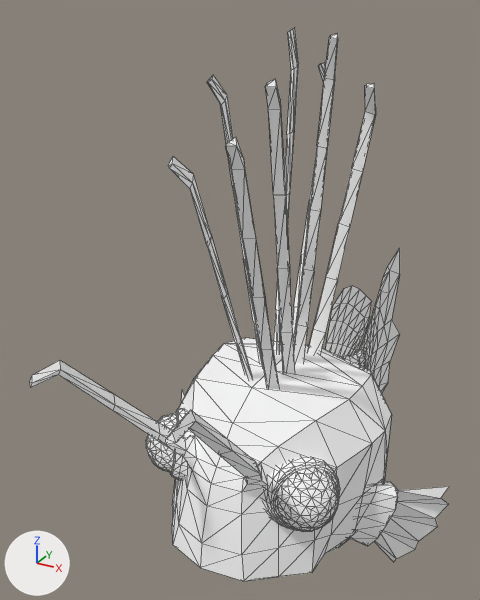
An edit to the glTF model public/objects/BlackLionFish/BlackLionFish.glb, drawn before and after from the same camera.
Rendered twice from a camera (50 mm lens) standing at (2.91, -6.26, 4.87) and looking at (-0.54, 0.01, 1.73). The axes (+X, +Y, +Z) are drawn at lower left. The lights are the same throughout. Mesh edges are drawn as thin lines.

Objects in the first picture: 'BlackLionFish'.
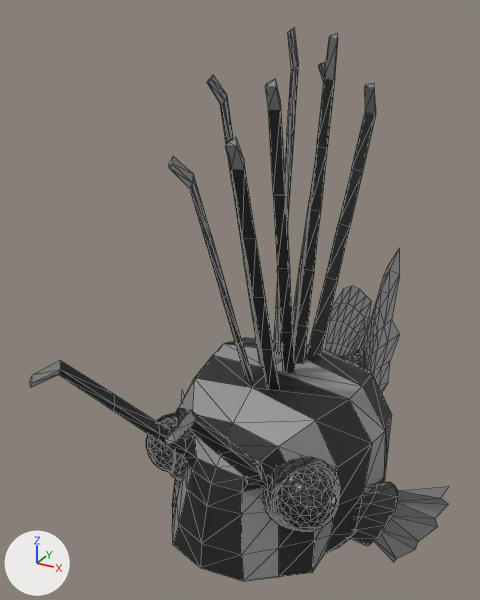
What the commit changed:
In material 'BlackLionFish_Dark' (mat_blacklionfish_dark), metallic goes from 1.0 to 0.0.
In material 'BlackLionFish_Dark' (mat_blacklionfish_dark), roughness goes from 1.0 to 0.5.
Material 'BlackLionFish_Dark' (mat_blacklionfish_dark) changes colour from white #ffffff to black #393939; in linear values from (1.0, 1.0, 1.0) to (0.0409, 0.0409, 0.0409).
In material 'BlackLionFish_Main' (mat_blacklionfish_main), metallic goes from 1.0 to 0.0.
In material 'BlackLionFish_Main' (mat_blacklionfish_main), roughness goes from 1.0 to 0.5.
Material 'BlackLionFish_Main' (mat_blacklionfish_main) changes colour from white #ffffff to black #1f1f1f; in linear values from (1.0, 1.0, 1.0) to (0.0137, 0.0137, 0.0137).
In material 'BlackLionFish_Light' (mat_blacklionfish_light), metallic goes from 1.0 to 0.0.
In material 'BlackLionFish_Light' (mat_blacklionfish_light), roughness goes from 1.0 to 0.5.
Material 'BlackLionFish_Light' (mat_blacklionfish_light) changes colour from white #ffffff to grey #8f8f8f; in linear values from (1.0, 1.0, 1.0) to (0.275, 0.275, 0.275).
In material 'Eyes' (mat_eyes), metallic goes from 1.0 to 0.0.
Material 'Eyes' (mat_eyes) changes colour from white #ffffff to black #191919; in linear values from (1.0, 1.0, 1.0) to (0.00972, 0.00972, 0.00972).
In material 'Eyes' (mat_eyes), roughness goes from 1.0 to 0.312.

Where the change shows, as pixel boxes [x1, y1, x2, y2] in the pictures (480 x 600 px):
'BlackLionFish', recoloured, surface changed (white to grey)
    both: [30, 27, 449, 581]
